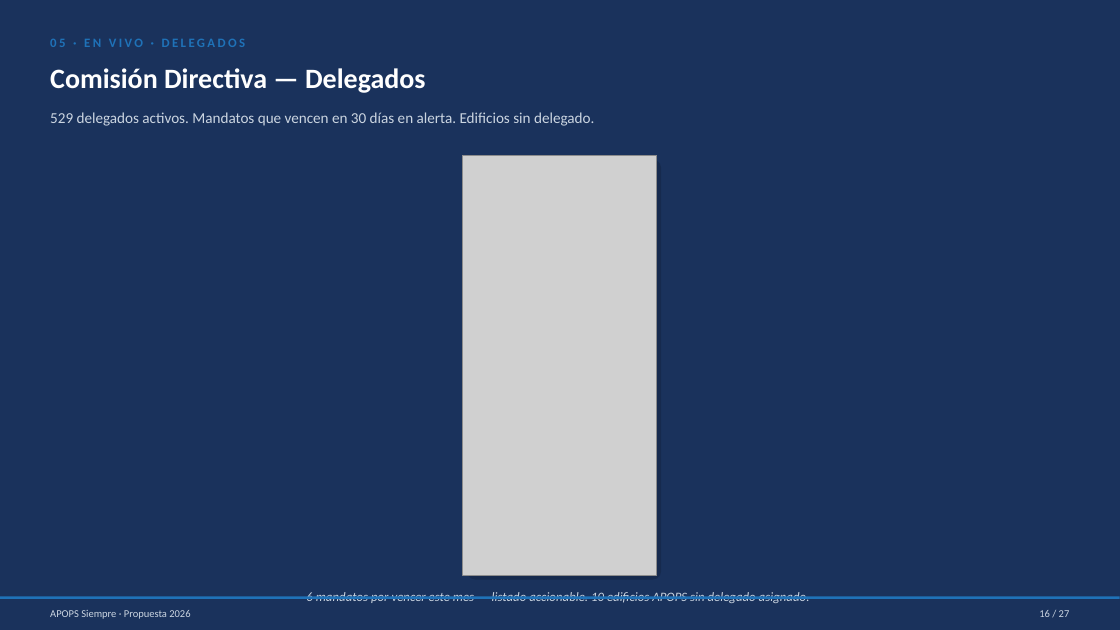
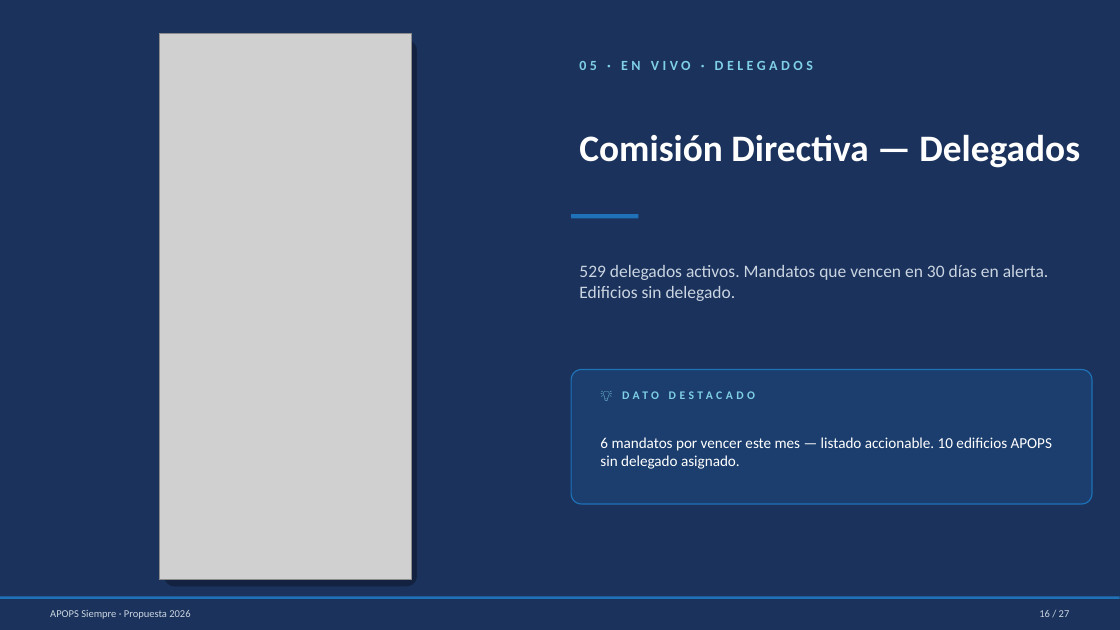
Before and after one commit to saadypacheco/apops, a slide deck: slide 16 of Presentacion-APOPS-Siempre.pptx. Drawn at 1120x630 pixels with LibreOffice and Linux fonts; fonts in the diff are those of the drawing; grey boxes stand for pictures. Boxes give left, top, right and bottom in pixels: in the first picture for what was removed or moved away, otherwise in the second. Text is boxed around its words. In the diff, an @@ line names an element or a change of style, - is before the commit and + after.

```diff
--- a/Presentacion-APOPS-Siempre.pptx
+++ b/Presentacion-APOPS-Siempre.pptx
@@ picture: place and size @@
-picture at [463, 155, 657, 576]
+picture at [160, 34, 413, 580]
@@ rounded rectangle added at [165, 40, 418, 586], fill #000000 at 30% opacity @@
@@ text "05 · EN VIVO · ...": place and size @@
-text "05 · EN VIVO · ..." at [50, 39, 245, 47]
+text "05 · EN VIVO · ..." at [579, 61, 813, 70]
@@ text "05 · EN VIVO · ..." at [579, 61, 813, 70]: size 11 to 12 pt, text colour #1F72B8 to #7FCFE5, letter spacing 2 to 3 pt @@
@@ text "Comisión Directiva — Delegados": place and size @@
-text "Comisión Directiva — Delegados" at [50, 68, 425, 93]
+text "Comisión Directiva — Delegados" at [579, 134, 1080, 168]
@@ text "Comisión Directiva — Delegados" at [579, 134, 1080, 168]: size 24 to 32 pt @@
@@ rounded rectangle removed at [467, 160, 661, 580] @@
@@ text "529 delegados activos. Mandatos que ...": place and size @@
-text "529 delegados activos. Mandatos que ..." at [50, 112, 594, 126]
+text "529 delegados activos. Mandatos que ..." at [579, 265, 1049, 301]
@@ text "529 delegados activos. Mandatos que ..." at [579, 265, 1049, 301]: size 13 to 15 pt; more space between paragraphs @@
@@ rectangle added at [571, 214, 639, 218], fill #1F72B8 @@
@@ rounded rectangle added at [571, 370, 1092, 504], fill #1F72B8 at 20% opacity, outline #1F72B8 1 pt @@
@@ text "6 mandatos por vencer este ...": place and size @@
-text "6 mandatos por vencer este ..." at [306, 592, 810, 603]
+text "6 mandatos por vencer este ..." at [600, 437, 1052, 469]
@@ text "6 mandatos por vencer este ..." at [600, 437, 1052, 469]: size 11 to 13 pt, text colour #CBD5E1 to #FFFFFF, italic off; alignment centre to left @@
@@ text added at [622, 391, 659, 399], 10 pt, text #7FCFE5, bold @@
+💡 DATO DESTACADO
```
Also in this commit, not shown: 6 other slides changed, 1 other file.
